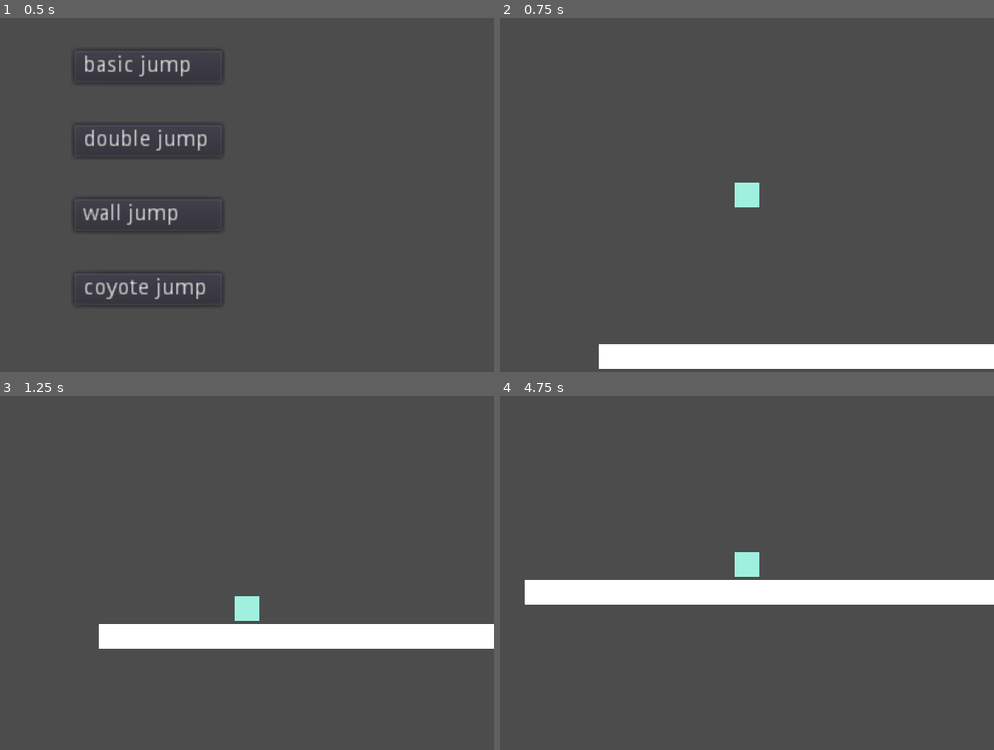
Above: before the commit, frames 1-4 (two rows, left to right).
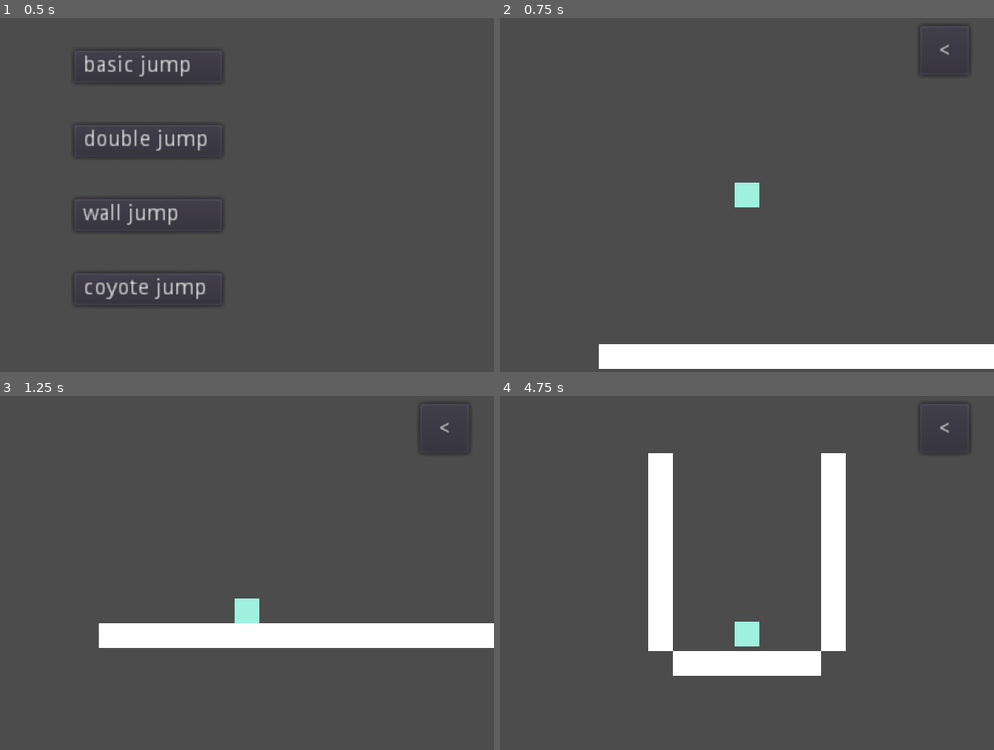
Above: after the commit, the same moments.

Repository: GuroGuru/studies.godot.jumping
Game: Godot game, scene res://Main.tscn
The game is run twice, just before and just after one commit, with the same random seed, the same clock (stepped at 60 frames per second) and the same inputs.
Inputs (mouse positions are in pixels of both pictures, inside the frame that each line leads up to):
- Up to frame 1 (0.5 s): no input
- Up to frame 2 (0.75 s): click "basic jump" at 0.5 s
- Up to frame 3 (1.25 s): no input
- Up to frame 4 (4.75 s): click (944, 427) at 1.25 s, where only the run after the commit has a clickable "<"; hold Right (ui_right) 2.03-2.75 s; click (648, 519) at 2.75 s, where only the run after the commit has a clickable "double jump"; click (944, 427) at 3.5 s, where only the run after the commit has a clickable "<"; click (648, 594) at 4.25 s, where only the run after the commit has a clickable "wall jump"

Frame 1 is identical in both runs. In frame 2, less than 0.1% of the frame differs, in the area x 84-96%, y 1-17%; in frame 3, 0.5%; in frame 4, 14%, in the area x 5-100%, y 1-80%.

Commit message:
chore: add return to main scene button

Diff:
--- a/levels/Base.tscn
+++ b/levels/Base.tscn
@@ -1,8 +1,24 @@
-[gd_scene load_steps=2 format=2]
+[gd_scene load_steps=3 format=2]
 
 [ext_resource path="res://scenes/KinematicBody2D.tscn" type="PackedScene" id=1]
+[ext_resource path="res://scripts/GotoScene.gd" type="Script" id=2]
 
 [node name="Base" type="Node2D"]
+
+[node name="CanvasLayer" type="CanvasLayer" parent="."]
+
+[node name="Button" type="Button" parent="CanvasLayer"]
+margin_left = 136.0
+margin_top = 8.0
+margin_right = 168.0
+margin_bottom = 40.0
+rect_scale = Vector2( 0.5, 0.5 )
+text = "<"
+script = ExtResource( 2 )
+__meta__ = {
+"_edit_use_anchors_": false
+}
+scene_path = "res://Main.tscn"
 
 [node name="KinematicBody2D" parent="." instance=ExtResource( 1 )]
 
@@ -10,3 +26,14 @@
 current = true
 zoom = Vector2( 2, 2 )
 smoothing_enabled = true
+
+[node name="CoyoteGhost" type="ColorRect" parent="."]
+visible = false
+margin_left = -8.0
+margin_top = -8.0
+margin_right = 8.0
+margin_bottom = 8.0
+__meta__ = {
+"_edit_use_anchors_": false
+}
+[connection signal="pressed" from="CanvasLayer/Button" to="CanvasLayer/Button" method="go"]
--- a/levels/BasicJump.tscn
+++ b/levels/BasicJump.tscn
@@ -3,7 +3,7 @@
 [ext_resource path="res://levels/Base.tscn" type="PackedScene" id=1]
 
 [sub_resource type="RectangleShape2D" id=1]
-extents = Vector2( 176, 10 )
+extents = Vector2( 176, 8 )
 
 [node name="BasicJump" instance=ExtResource( 1 )]
 
--- a/levels/CoyoteJump.tscn
+++ b/levels/CoyoteJump.tscn
@@ -7,11 +7,8 @@
 
 [node name="CoyoteJump" instance=ExtResource( 1 )]
 
-[node name="KinematicBody2D" parent="." index="0"]
-coyote_jump = true
-
 [node name="StaticBody2D" type="StaticBody2D" parent="." index="1"]
-position = Vector2( 80, 72 )
+position = Vector2( 8, 72 )
 __meta__ = {
 "_edit_group_": true
 }
@@ -29,7 +26,7 @@
 }
 
 [node name="StaticBody2D2" type="StaticBody2D" parent="." index="2"]
-position = Vector2( 232, 112 )
+position = Vector2( 160, 112 )
 __meta__ = {
 "_edit_group_": true
 }
@@ -39,14 +36,15 @@
 
 [node name="ColorRect" type="ColorRect" parent="StaticBody2D2/CollisionShape2D" index="0"]
 margin_left = -32.0
-margin_top = -16.0
+margin_top = -8.0
 margin_right = 32.0
+margin_bottom = 8.0
 __meta__ = {
 "_edit_use_anchors_": false
 }
 
 [node name="StaticBody2D3" type="StaticBody2D" parent="." index="3"]
-position = Vector2( -56, 184 )
+position = Vector2( -128, 184 )
 __meta__ = {
 "_edit_group_": true
 }
@@ -62,3 +60,6 @@
 __meta__ = {
 "_edit_use_anchors_": false
 }
+
+[node name="KinematicBody2D" parent="." index="4"]
+coyote_jump = true
--- a/levels/WallJump.tscn
+++ b/levels/WallJump.tscn
@@ -1,7 +1,6 @@
 [gd_scene load_steps=4 format=2]
 
 [ext_resource path="res://levels/Base.tscn" type="PackedScene" id=1]
-
 
 [sub_resource type="RectangleShape2D" id=1]
 extents = Vector2( 48, 8 )
@@ -15,11 +14,8 @@
 position = Vector2( 80, 48 )
 wall_jump = true
 
-[node name="Camera2D" parent="KinematicBody2D" index="1"]
+[node name="Camera2D" parent="KinematicBody2D" index="2"]
 smoothing_speed = 0.0
-
-[node name="RayCast2D" parent="KinematicBody2D" index="2"]
-enabled = true
 
 [node name="StaticBody2D" type="StaticBody2D" parent="." index="2"]
 position = Vector2( 80, 112 )
@@ -30,6 +26,15 @@
 [node name="CollisionShape2D" type="CollisionShape2D" parent="StaticBody2D" index="0"]
 shape = SubResource( 1 )
 
+[node name="ColorRect" type="ColorRect" parent="StaticBody2D/CollisionShape2D" index="0"]
+margin_left = -48.0
+margin_top = -8.0
+margin_right = 48.0
+margin_bottom = 8.0
+__meta__ = {
+"_edit_use_anchors_": false
+}
+
 [node name="StaticBody2D2" type="StaticBody2D" parent="." index="3"]
 position = Vector2( 24, 40 )
 __meta__ = {
@@ -39,6 +44,15 @@
 [node name="CollisionShape2D" type="CollisionShape2D" parent="StaticBody2D2" index="0"]
 shape = SubResource( 2 )
 
+[node name="ColorRect" type="ColorRect" parent="StaticBody2D2/CollisionShape2D" index="0"]
+margin_left = -8.0
+margin_top = -64.0
+margin_right = 8.0
+margin_bottom = 64.0
+__meta__ = {
+"_edit_use_anchors_": false
+}
+
 [node name="StaticBody2D3" type="StaticBody2D" parent="." index="4"]
 position = Vector2( 136, 40 )
 __meta__ = {
@@ -47,3 +61,12 @@
 
 [node name="CollisionShape2D" type="CollisionShape2D" parent="StaticBody2D3" index="0"]
 shape = SubResource( 2 )
+
+[node name="ColorRect" type="ColorRect" parent="StaticBody2D3/CollisionShape2D" index="0"]
+margin_left = -8.0
+margin_top = -64.0
+margin_right = 8.0
+margin_bottom = 64.0
+__meta__ = {
+"_edit_use_anchors_": false
+}
Not shown, added: dist/index.png.import
Not shown, changed: dist/index.pck
